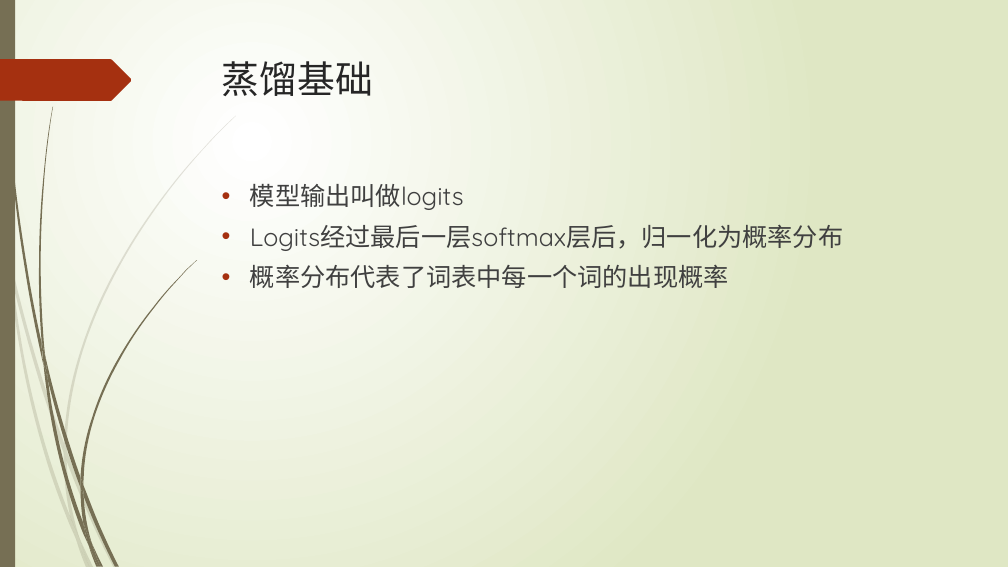
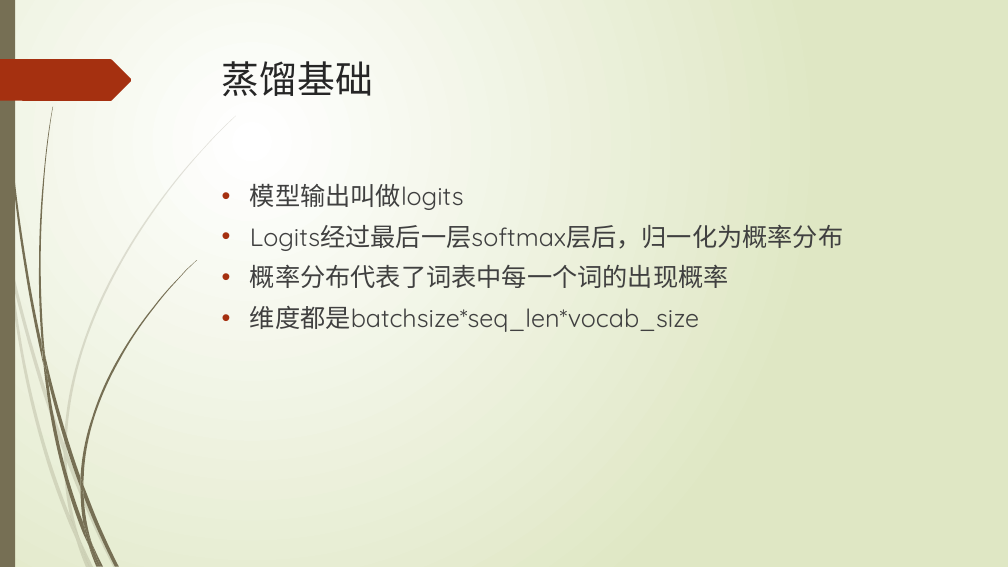
Before and after one commit to datawhalechina/llm-deploy, a slide deck: slide 5 of PPT/distillation.pptx. Drawn at 1008x567 pixels with LibreOffice and Linux fonts; fonts in the diff are those of the drawing. Boxes give left, top, right and bottom in pixels: in the first picture for what was removed or moved away, otherwise in the second. Text is boxed around its words. In the diff, an @@ line names an element or a change of style, - is before the commit and + after.

```diff
--- a/PPT/distillation.pptx
+++ b/PPT/distillation.pptx
@@ text at (250,306,699,332): paragraph added @@
+• 维度都是batchsize*seq_len*vocab_size
```
Also in this commit, not shown: 4 other slides changed, 4 slides added, 1 other file.
